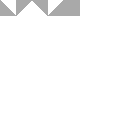
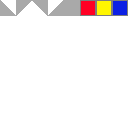
The second 128 × 128 image is a revision of the first. Changes to its layers:
added layer "Shape 8" above "Shape 7" over 80, 0, 112, 1
added layer "Shape 7" above "Shape 6" over 80, 15, 112, 16
added layer "Shape 5" above "Shape 4" over 112, 15, 128, 16
added layer "Shape 3" above "Shape 2" over 112, 0, 128, 1
added layer "Shape 2" above "Shape 1" over 112, 0, 113, 16
added layer "Shape 1" above "Rectangle 2" over 112, 0, 113, 16
added layer "Rectangle 2" above "Rectangle 3" over 112, 0, 128, 16
added layer "Rectangle 3" above "Rectangle 1" over 81, 1, 95, 15
added layer "Rectangle 1" above "Layer 0" over 96, 0, 112, 16
painted on "Layer 1" over 80, 0, 96, 16
